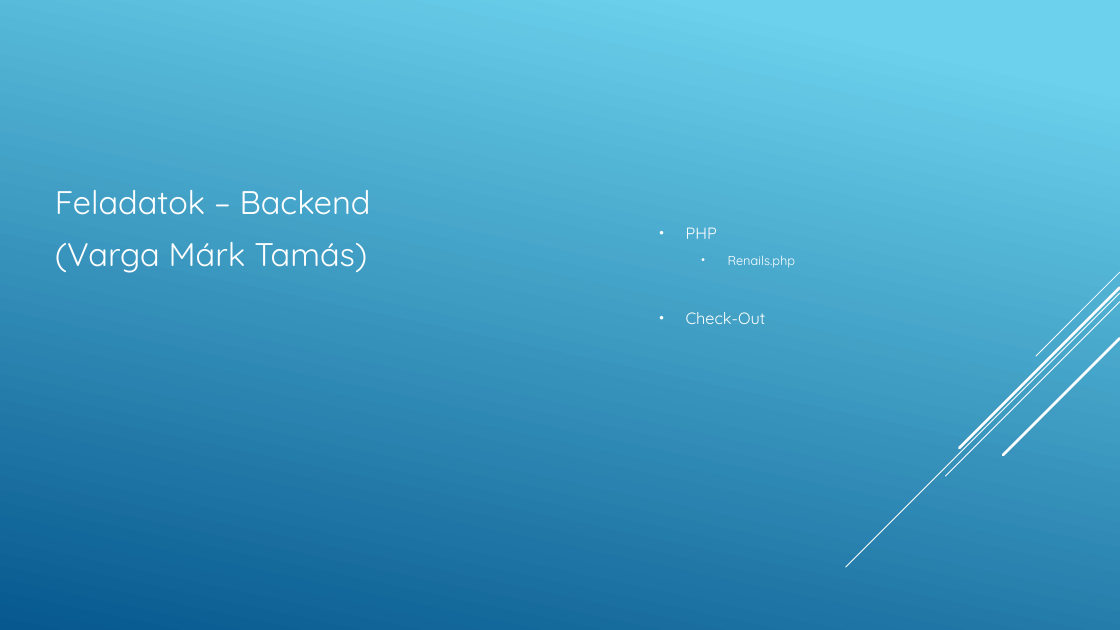
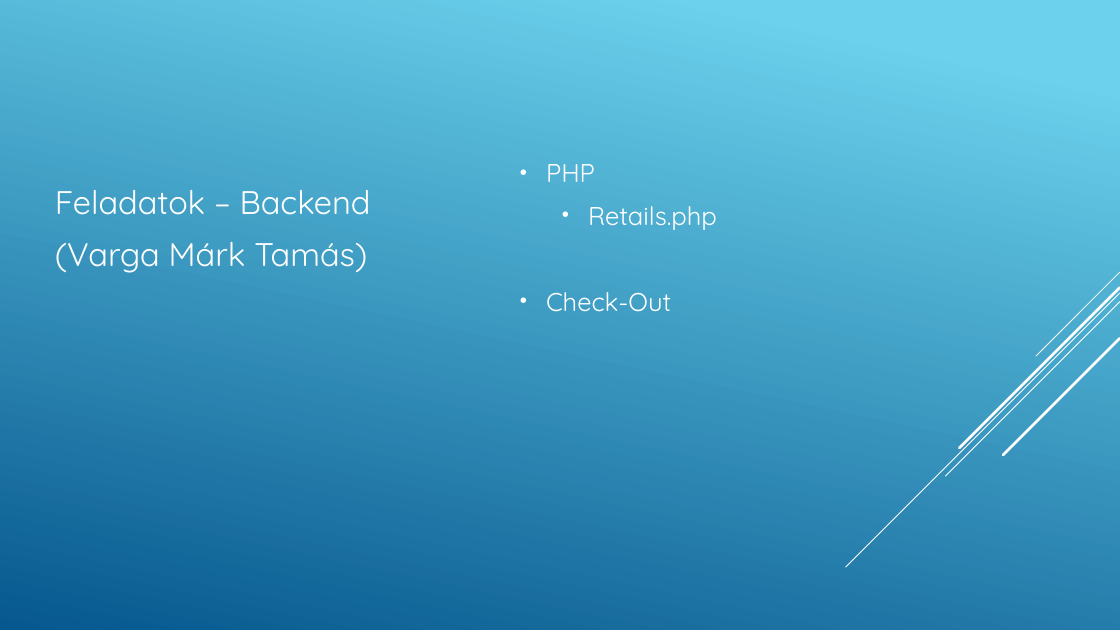
Before and after one commit to csokyS/LuxCar, a slide deck: slide 16 of docs/LuxCar.pptx (slide 13 before the commit). Drawn at 1120x630 pixels with LibreOffice and Linux fonts; fonts in the diff are those of the drawing. Boxes give left, top, right and bottom in pixels: in the first picture for what was removed or moved away, otherwise in the second. Text is boxed around its words. In the diff, an @@ line names an element or a change of style, - is before the commit and + after.

```diff
--- a/docs/LuxCar.pptx
+++ b/docs/LuxCar.pptx
@@ text "PHP": place and size @@
-text "PHP" at [686, 227, 796, 324]
+text "PHP" at [546, 164, 717, 312]
@@ text at [546, 164, 671, 312]: size 14 to 22 pt in "PHP", "Check-Out"; more space between paragraphs @@
@@ text at [588, 206, 717, 230]: text changed; size 11 to 22 pt @@
-  • Renails.php
+  • Retails.php
```
Also in this commit, not shown: 19 other slides changed, 1 slide added, 1 slide removed, 1 other file.
